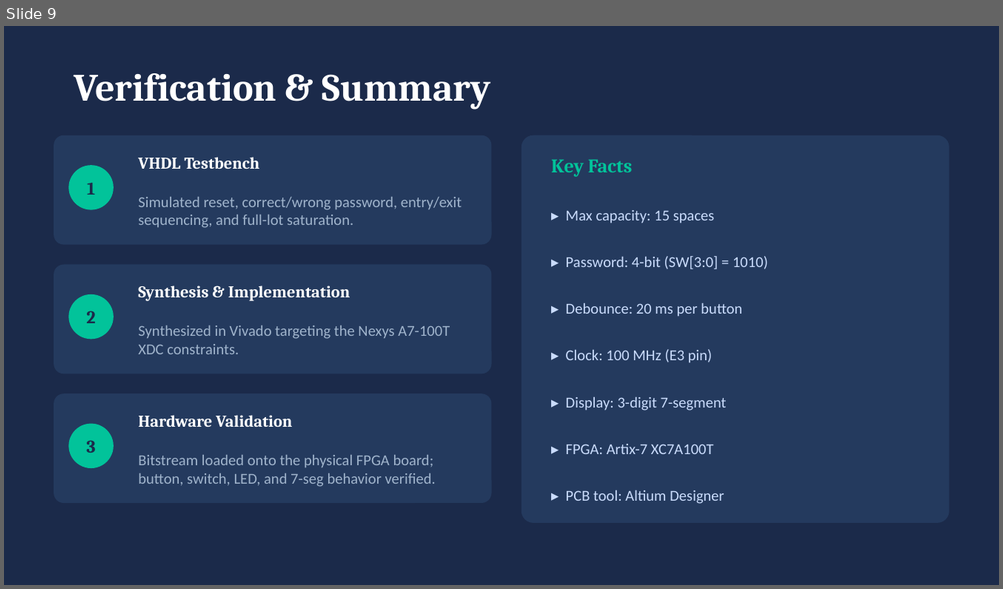
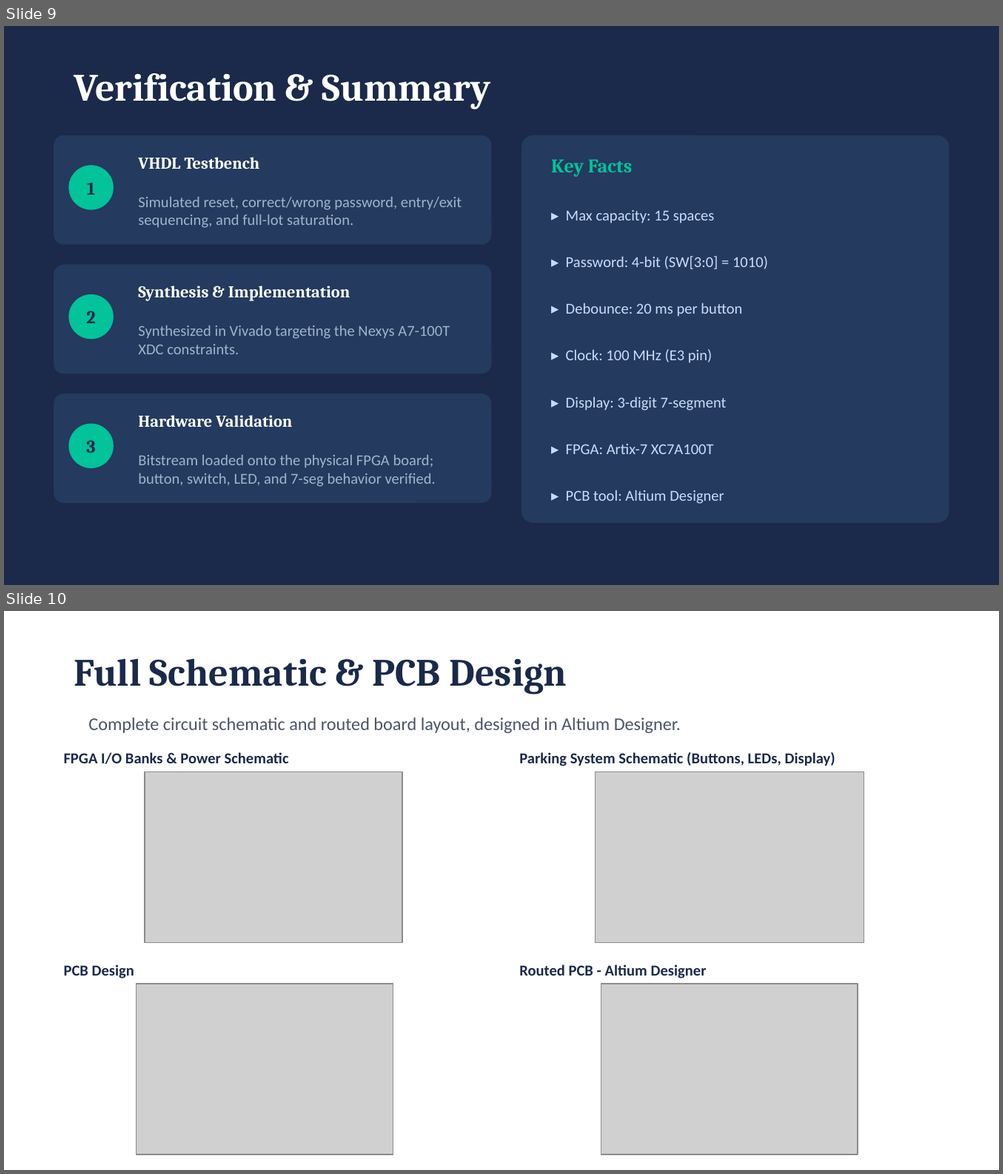
Before and after one commit to Azefty/SS2026_HWE_Lab_Team_C3, a slide deck: parking_controller .pptx. Shown one above the other, each under a label of ours: slide 9 before the commit, slides 9 and 10 after it. The pictures are 1003x589 and 1003x1174 pixels, drawn with LibreOffice and Linux fonts; fonts in the diff are those of the drawing; grey boxes stand for pictures. Boxes give left, top, right and bottom in pixels: in the first picture for what was removed or moved away, otherwise in the second. Text is boxed around its words. In the diff, an @@ line names an element or a change of style, - is before the commit and + after.

```diff
--- a/parking_controller .pptx
+++ b/parking_controller .pptx
@@ slide 10 added at (4, 611, 999, 1170), background #FFFFFF @@
@@ text added at (74, 658, 566, 695), 28 pt, text #1B2A4A, bold @@
+Full Schematic & PCB Design
@@ text added at (88, 718, 680, 733), 13 pt, text #4A5568 @@
+Complete circuit schematic and routed board layout, designed in Altium Designer.
@@ text added at (64, 752, 289, 764), 11 pt, text #1B2A4A, bold @@
+FPGA I/O Banks & Power Schematic
@@ text added at (519, 752, 835, 766), 11 pt, text #1B2A4A, bold @@
+Parking System Schematic (Buttons, LEDs, Display)
@@ picture added at (145, 772, 402, 943) @@
@@ picture added at (595, 772, 863, 943) @@
@@ text added at (64, 965, 134, 979), 11 pt, text #1B2A4A, bold @@
+PCB Design
@@ text added at (519, 965, 706, 979), 11 pt, text #1B2A4A, bold @@
+Routed PCB - Altium Designer
@@ picture added at (136, 984, 393, 1155) @@
@@ picture added at (600, 984, 857, 1155) @@
```
